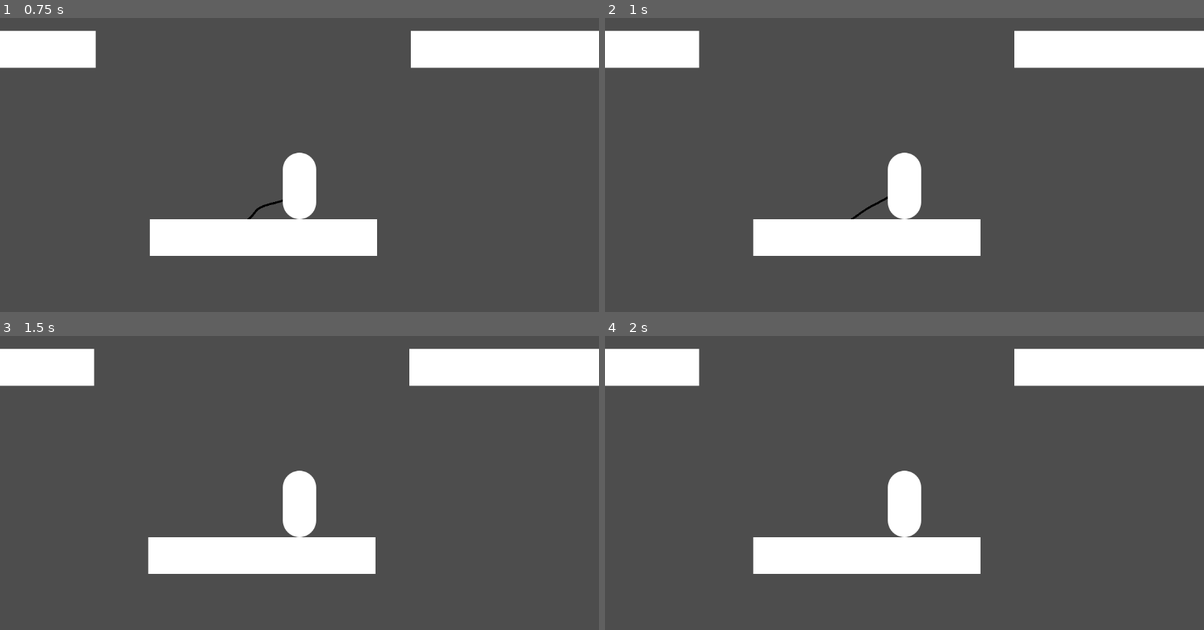
Above: before the commit, frames 1-4 (two rows, left to right).
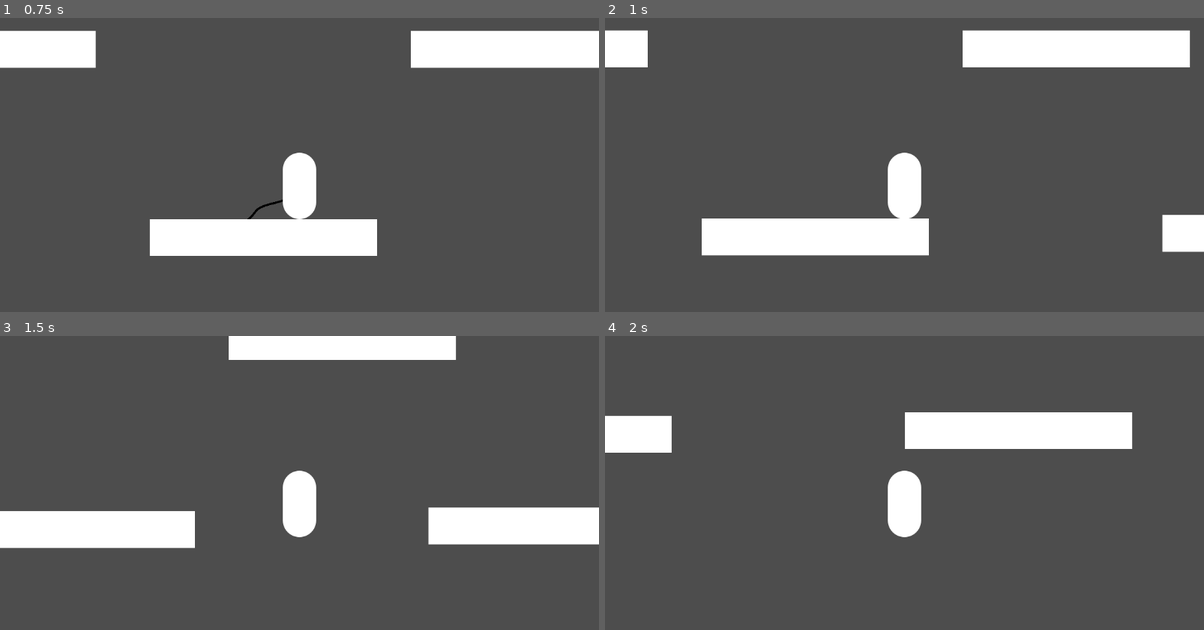
Above: after the commit, the same moments.

Repository: cookiemonsternz/SLIFT-Public
Game: Godot game, scene res://scenes/test.tscn
Same seed, same stepped clock (60 frames per second), same inputs: the game is played once before the commit and once after it.
Inputs (mouse positions are in pixels of both pictures, inside the frame that each line leads up to):
- Up to frame 1 (0.75 s): move the mouse to (269, 253) at 0.52 s; press the mouse at (269, 253) at 0.53 s; hold D (move_right) from 0.53 s (still down)
- Up to frame 2 (1 s): keep holding D (move_right); tap Space (player_jump) at 0.77 s
- Up to frame 3 (1.5 s): keep holding D (move_right); move the mouse to (479, 553) at 1.27 s; release the mouse at (479, 553) at 1.28 s; right-click (479, 553) at 1.35 s
- Up to frame 4 (2 s): keep holding D (move_right); tap Space (player_jump) at 1.52 s

Frame 1 is identical in both runs. In frame 2, 6.0% of the frame differs, in the area x 0-100%, y 4-81%; in frame 3, 20%, in the area x 0-100%, y 0-81%; in frame 4, 17%.

Commit message:
fixed rigidbody to kinematic transition

Diff:
--- a/scenes/player.tscn
+++ b/scenes/player.tscn
@@ -50,7 +50,7 @@
 radius = 32.0
 height = 128.0
 
-[node name="Player" type="CharacterBody2D" node_paths=PackedStringArray("grapple_origin", "rope1", "rope2", "raycast", "player_physics_follow", "jump_buffer_timer", "coyote_time_timer", "health_component") groups=["Player"]]
+[node name="Player" type="CharacterBody2D" node_paths=PackedStringArray("grapple_origin", "rope1", "rope2", "raycast", "player_physics_follow", "jump_buffer_timer", "coyote_time_timer", "ground_cast", "health_component", "do_delete_timer") groups=["Player"]]
 collision_layer = 8
 collision_mask = 13
 script = ExtResource("1_l73r6")
@@ -68,6 +68,7 @@
 gravity_strength = 700.0
 coyote_time_time = 0.25
 health_component = NodePath("Health Component")
+do_delete_timer = NodePath("Timer")
 
 [node name="CollisionShape2D" type="CollisionShape2D" parent="."]
 shape = SubResource("CapsuleShape2D_rh5mj")
@@ -134,3 +135,7 @@
 shape = SubResource("CapsuleShape2D_dwb36")
 
 [node name="Health Component" parent="." instance=ExtResource("6_xgtbg")]
+
+[node name="Timer" type="Timer" parent="."]
+wait_time = 0.1
+one_shot = true
--- a/scripts/player.gd
+++ b/scripts/player.gd
@@ -60,6 +60,7 @@
 
 @export_group("")
 @export var health_component: Node
+@export var do_delete_timer: Timer
 
 var can_coyote: bool = false
 var coyote_jump_available := true
@@ -122,16 +123,14 @@
 
 			move_and_slide()
 		MoveStates.AIR:
-
-			#if ground_cast.is_colliding():
-				#current_move_mode = MoveStates.GROUND
-				#velocity.y = 0
-				#if spring_joints[1] != null:
-					#spring_joints[1].queue_free()
-					#rope2.disable()
-				#if spring_joints[0] != null:
-					#spring_joints[0].queue_free()
-					#rope1.disable()
+			if ground_cast.is_colliding() and do_delete_timer.is_stopped():
+				current_move_mode = MoveStates.GROUND
+				if spring_joints[1] != null:
+					spring_joints[1].queue_free()
+					rope2.disable()
+				if spring_joints[0] != null:
+					spring_joints[0].queue_free()
+					rope1.disable()
 
 			global_position = player_physics_follow.global_position
 
@@ -192,6 +191,7 @@
 func grapple(side: int) -> void:
 	match (launch_type):
 		LaunchType.Physics_Launch:
+			do_delete_timer.start()
 			match side:
 				Grapples.Left:
 					spring_joints[0] = create_spring_joint(global_position, grapple_target_positions[0], player_physics_follow, grapple_targets[0], grapple_distance_vectors[0].length(), grapple_distance_vectors[0].length() - rest_distance)
